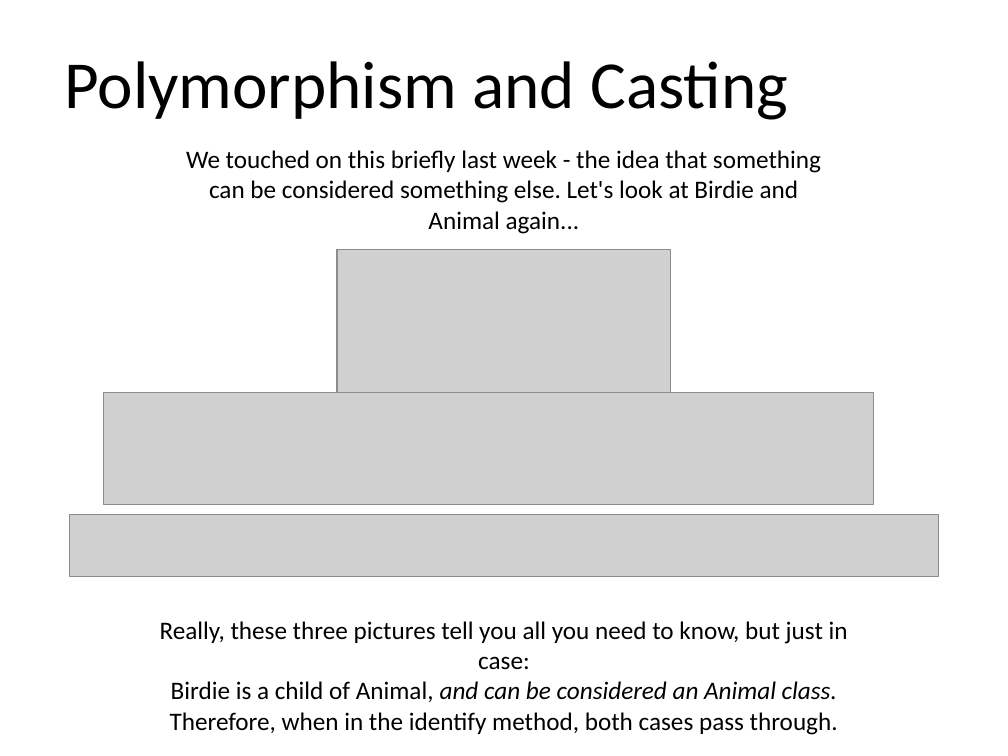
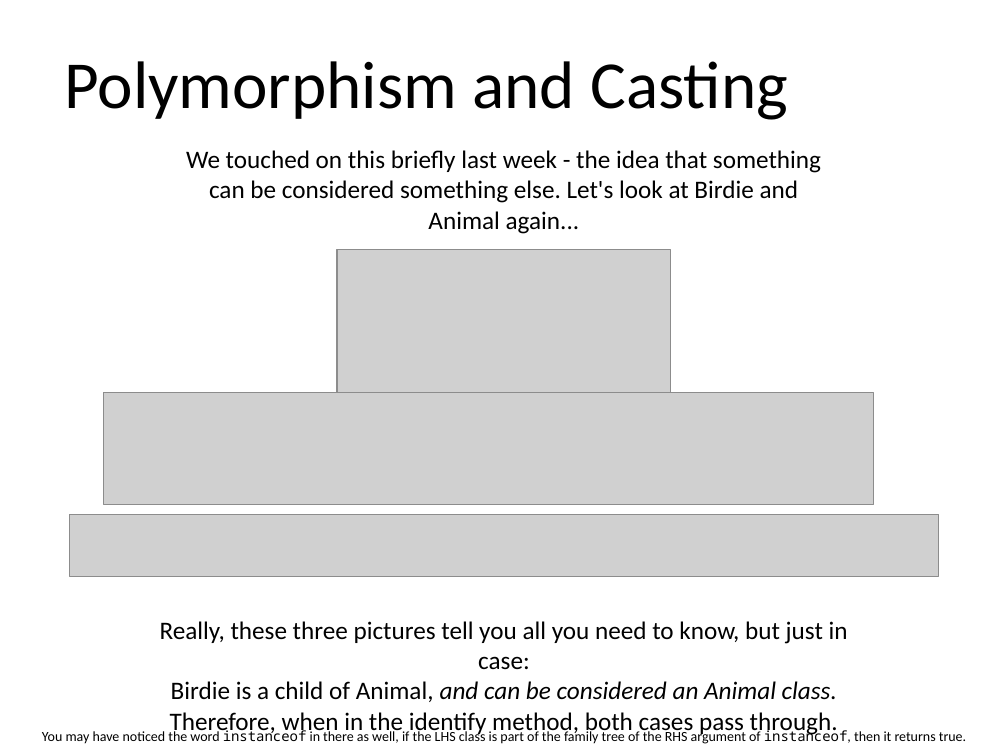
Before and after one commit to Chances-1/Swerve, a slide deck: slide 5 of Java_Class_30th_Nov.pptx. Drawn at 1008x756 pixels with LibreOffice and Linux fonts; fonts in the diff are those of the drawing; grey boxes stand for pictures. Boxes give left, top, right and bottom in pixels: in the first picture for what was removed or moved away, otherwise in the second. Text is boxed around its words. In the diff, an @@ line names an element or a change of style, - is before the commit and + after.

```diff
--- a/Java_Class_30th_Nov.pptx
+++ b/Java_Class_30th_Nov.pptx
@@ text added at [42, 727, 966, 744], 10 pt, text #000000 @@
+You may have noticed the word instanceof in there as well, if the LHS class is part of the family tree of the RHS argument of instanceof, then it returns true.
```
Also in this commit, not shown: 1 other slide changed, 2 slides added, 1 slide removed.
